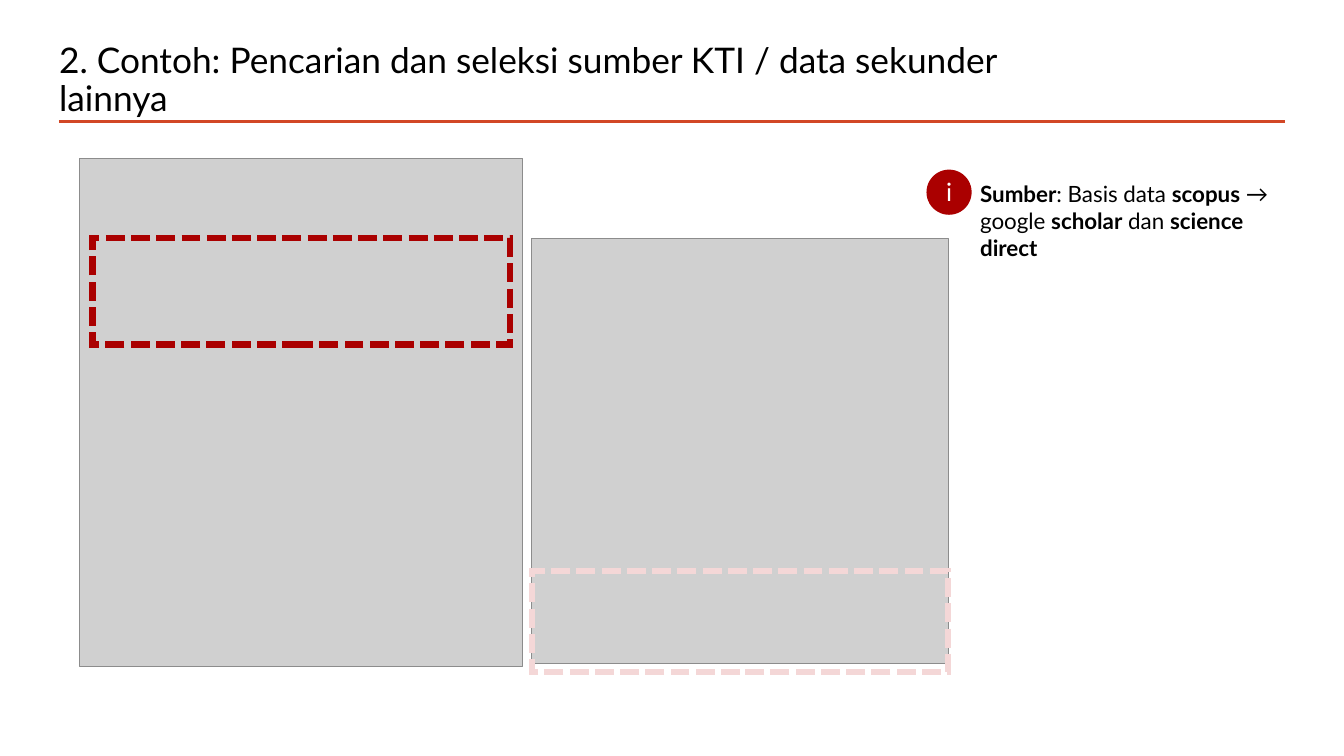
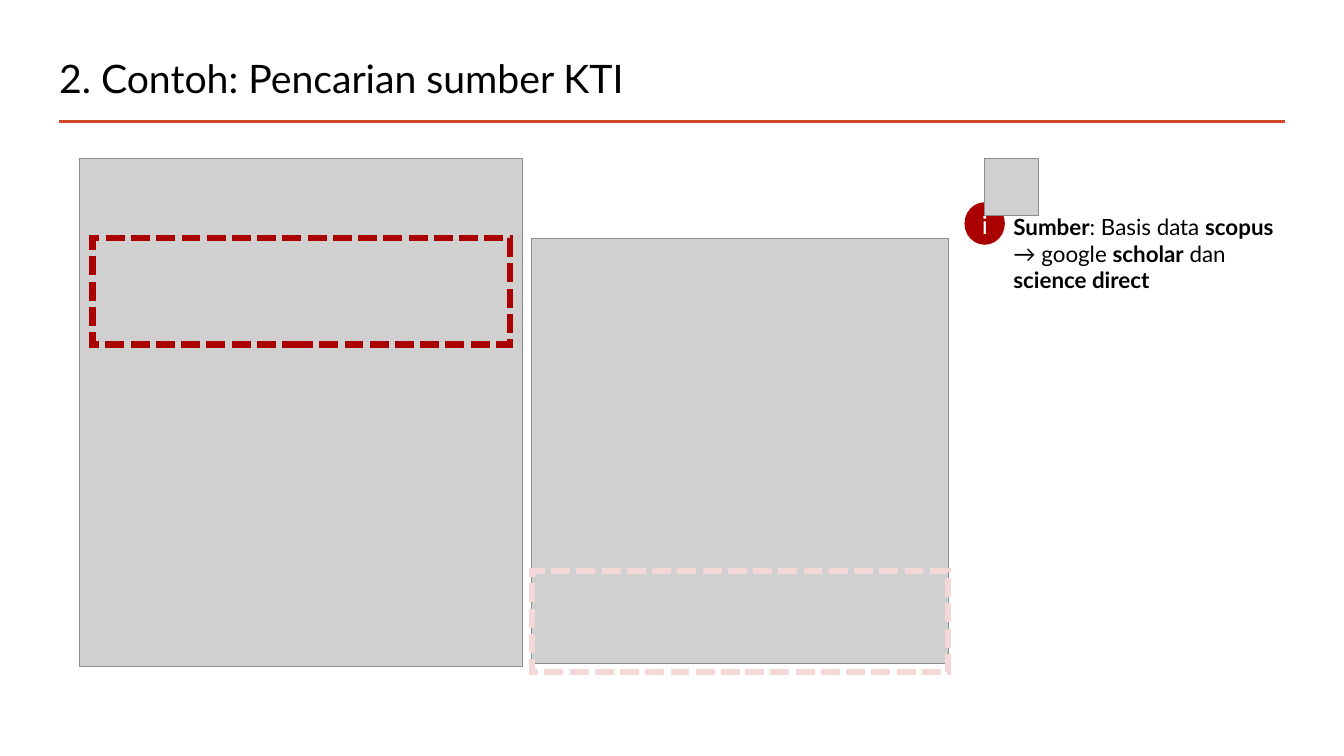
Before and after one commit to mohammad-miftakhus-sholikin/pelatihan-2020-metal, a slide deck: slide 7 of ch3_reference/Presentation_2022__Sholikin.pptx. Drawn at 1344x756 pixels with LibreOffice and Linux fonts; fonts in the diff are those of the drawing; grey boxes stand for pictures. Boxes give left, top, right and bottom in pixels: in the first picture for what was removed or moved away, otherwise in the second. Text is boxed around its words. In the diff, an @@ line names an element or a change of style, - is before the commit and + after.

```diff
--- a/ch3_reference/Presentation_2022__Sholikin.pptx
+++ b/ch3_reference/Presentation_2022__Sholikin.pptx
@@ title at bbox=[59, 64, 623, 94]: text changed; size 25.2 to 28 pt @@
-2. Contoh: Pencarian dan seleksi sumber KTI / data sekunder lainnya
+2. Contoh: Pencarian sumber KTI
@@ picture added at bbox=[985, 158, 1038, 215] @@
@@ text "i": place and size @@
-text "i" at bbox=[946, 182, 952, 201]
+text "i" at bbox=[982, 212, 988, 234]
@@ ellipse: place and size @@
-ellipse at bbox=[927, 169, 972, 215]
+ellipse at bbox=[965, 203, 1005, 245]
@@ text "Sumber: Basis data scopus → ...": place and size @@
-text "Sumber: Basis data scopus → ..." at bbox=[980, 185, 1243, 256]
+text "Sumber: Basis data scopus → ..." at bbox=[1013, 215, 1273, 288]
```
Also in this commit, not shown: 6 other slides changed, 4 slides added, 6 other files.
